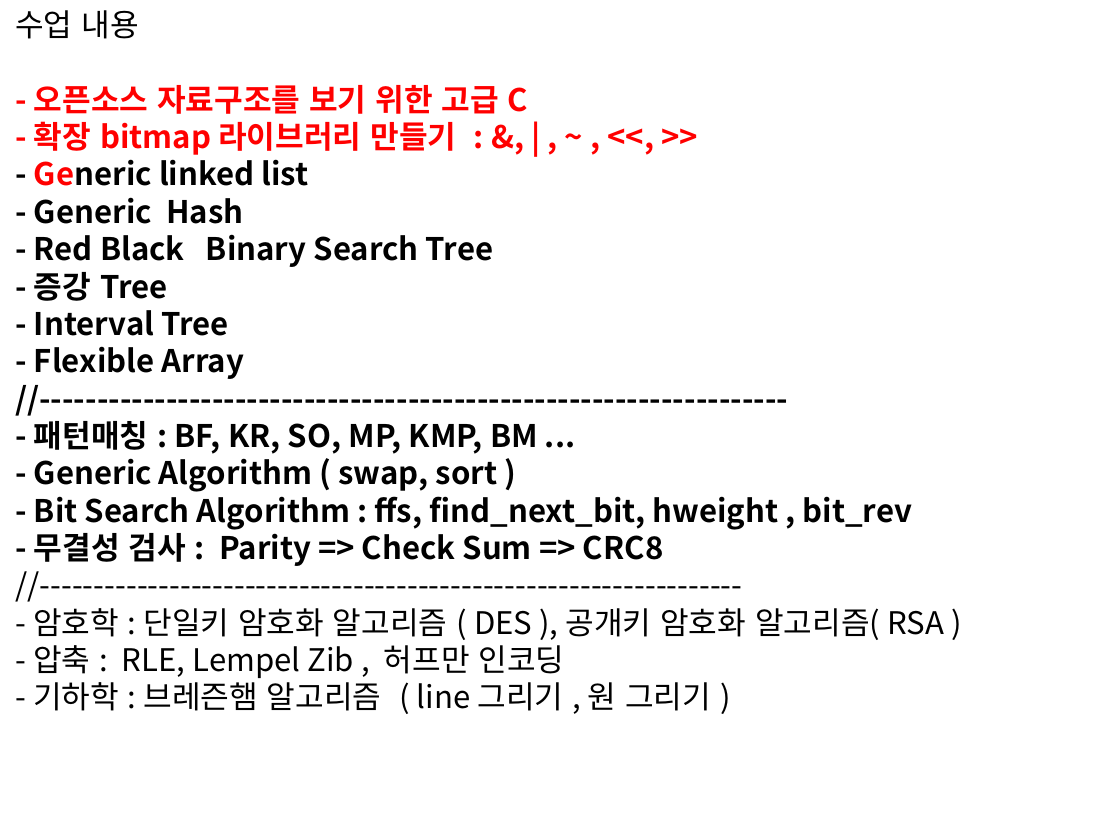
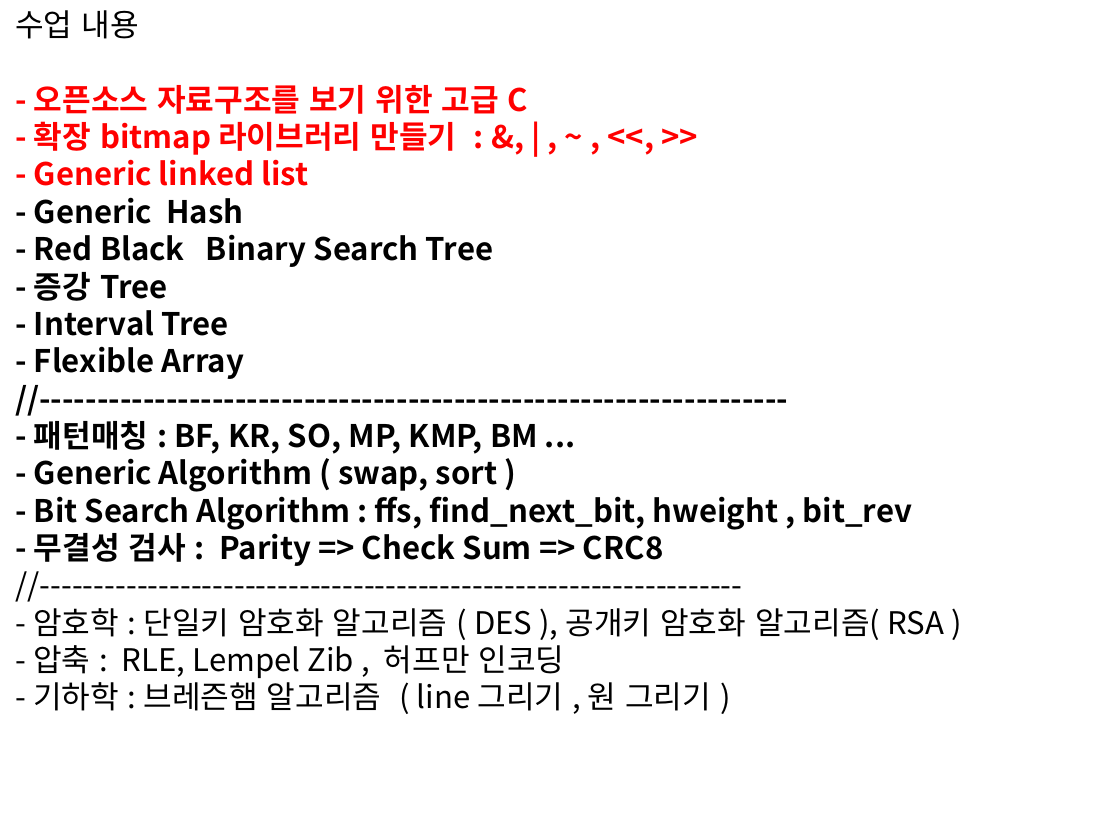
Before and after one commit to chisun-joung/osdsalgo_c, a slide deck: slide 2 of 02_day/list/02_day.pptx. Drawn at 1120x840 pixels with LibreOffice and Linux fonts; fonts in the diff are those of the drawing. Boxes give left, top, right and bottom in pixels: in the first picture for what was removed or moved away, otherwise in the second. Text is boxed around its words. In the diff, an @@ line names an element or a change of style, - is before the commit and + after.

Commit message:
end list

```diff
--- a/02_day/list/02_day.pptx
+++ b/02_day/list/02_day.pptx
@@ text at box(34, 154, 308, 186): text colour #000000 to #FF0000 in "- Generic linked list" @@
```
Also in this commit, not shown: 3 slides added, 3 other files.
